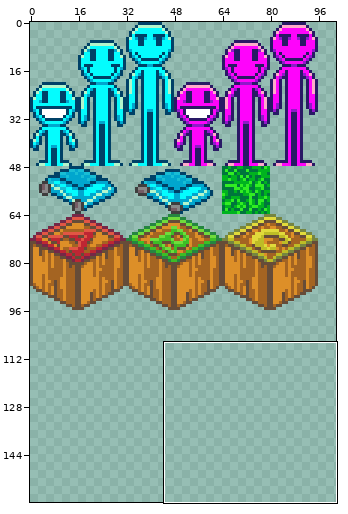
Two states of a sprite sheet, Unequal life simulator/Assets/Sprites/ULS_sheet.png. Above: a wide view before the commit, with the close-up outlined.
Close-up. Old version:
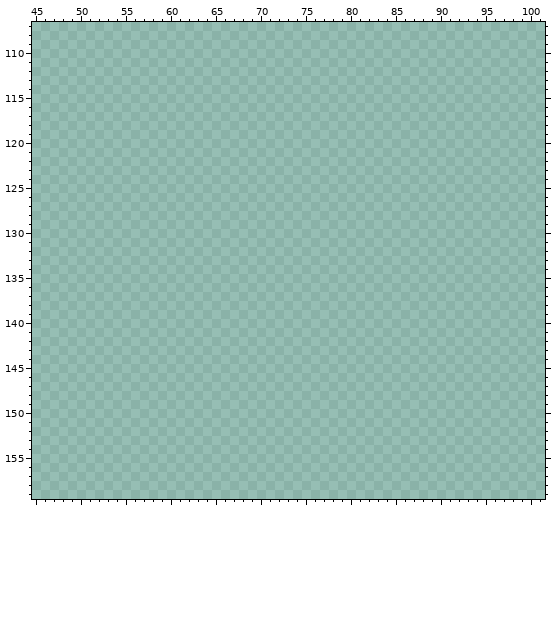
The file is 160x160 pixels. Colours within 5 levels of each other are drawn and written as one. Shown: x 45..101, y 107..159. The wide view leaves out empty margins. The commit also changed other parts of the picture, which this record leaves out.
After the commit:
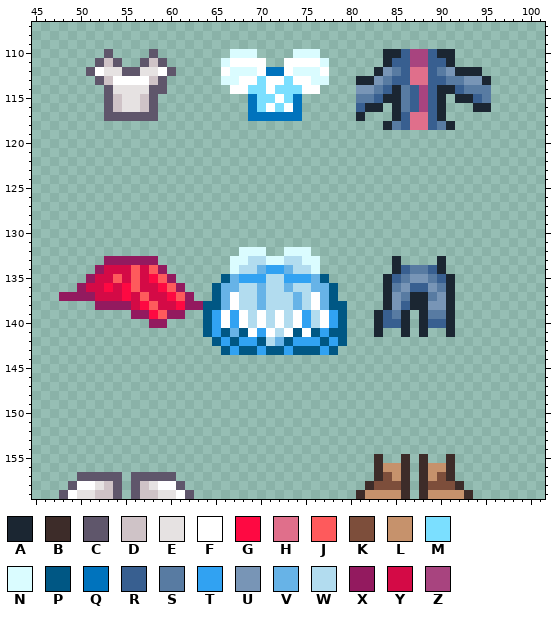
Palette (. is transparent): A #1b2632  B #3d2c29  C #5f566b  D #cfc3c7  E #e6e2e2  F #ffffff  G #fe0942  H #e06f8b  J #fe5a5c  K #7d4e3b  L #c6926c  M #7bdfff  N #dafcff  P #005784  Q #0073bd  R #385f90  S #587ba2  T #31a2f2  U #7895b6  V #67b3e7  W #b2dcef  X #931a5f  Y #d40a46  Z #a8447f
The edit:
Changed rows in their new state; - is an unchanged pixel.
first column x 51:
110 --C----C--------NNN----NNN-------AARZZRAA----
111 -CDC--CDC------NFFFF--FFFFN------ARRZZRRA----
112 CFEECCEEFC-----FNNNFQQFNNNF-----AUSRHHRSUAAA-
113 -CDFFFFDC------NNFFMFFMFFNN---AAUSRRHHRRSSUUA
114 --CEEEECC-------FFMMFMMMFF----UUSRASRZRAARSSS
115 --CDEEDC----------QMMFMQ------SSRAASRZRA-AARS
116 --CDEEDC----------QMFMFQ------RAA-ASRZRA---AA
117 --CCCCCC----------QQQQQQ------A---ARHHRA-----
118 ---------------------------------ASRHHRSA----
first column x 48:
132 --------------------NNN--NNN----------------
133 -----XXXXXX--------NNWWNNWWNN--------A----A-
134 ----XYYYJYJX-------NWWVTTVWWN--------ARSSRA-
135 ---XYYJYJYGJX-----PVTTTWWTTTVP------ARSUUSRA
136 --XYYGYGJYYGJX---PVVWWVWWVWWVVP-----ASURRUSA
137 XXXXYYYGYJYYGJX--PVFWWVWWWVWFVP-----AUSAASUA
138 ----XXXXYGJYYGXXPPVFWWVWWWVWFVPP----AURAAUUA
139 --------XXGJXX--PTFTFWFWFWFTWFTP---ARSA-ASSA
140 ----------XX----PTFTFWFWFWFTWFTP---ARRA-ARRA
141 ----------------PTPVPFTFWFPFPTPP---A--A-A--A
142 -----------------PTPTTPWVPTTTPTP------------
143 ------------------PTPPTPPTPPPTP-------------
first column x 48:
155 -----------------------------------B--B-B--B--
156 -----------------------------------BLLB-BLLB--
157 --CCCCC-CCCCC----------------------BKLB-BLKB--
158 -CFFEDC-CDEFFC--------------------BKKKB-BKKKB-
159 CFEEDDC-CDDEEFC------------------BLLLLB-BLLLLB
